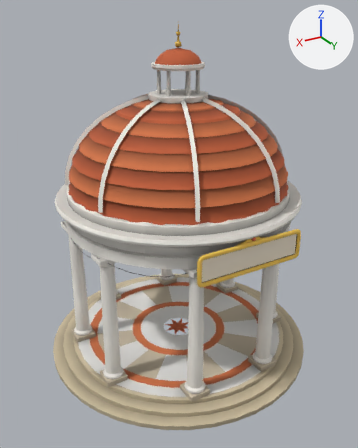
A saved change to the glTF model client/assets/plaza3/pav_rotunda.glb.
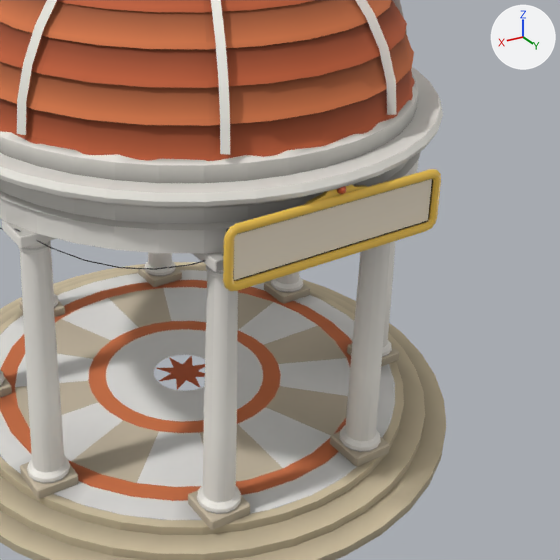
Each version is shown whole from a camera (50 mm lens) standing at (6.53, 10.92, 9.21) and looking at (0.12, 0.24, 3.87), then close up on the part from 25% to 100% of the width and 33% to 93% of the height. The lights are fixed; the arrows at upper right show +X, +Y and +Z. The older version's two pictures come first. Vertices at exactly the same position are counted once.

The scene before the commit, as lines of its bpy script (objects in view):
```python
me_static_rotunda = bpy.data.meshes.new('static_rotunda')
me_static_rotunda.from_pydata(...)  # 4460 vertices, 7598 faces; spans x -3.75..3.75, y -3.75..3.75, z 0.0..9.0
# faces by material slot: [6740, 846, 12]
me_static_rotunda.materials.append(mat_p3_matte)
me_static_rotunda.materials.append(mat_p3_gloss)
me_static_rotunda.materials.append(mat_p3_glow)
ob_static_rotunda = bpy.data.objects.new('static_rotunda', me_static_rotunda)
ob_static_rotunda.location = (0.0, 0.0, 0.0)
```
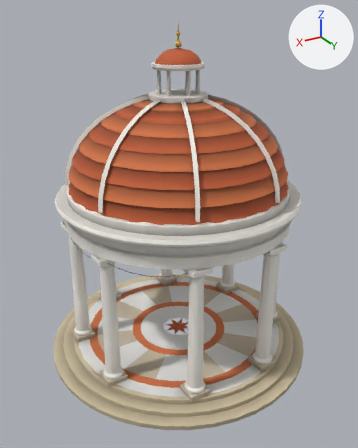
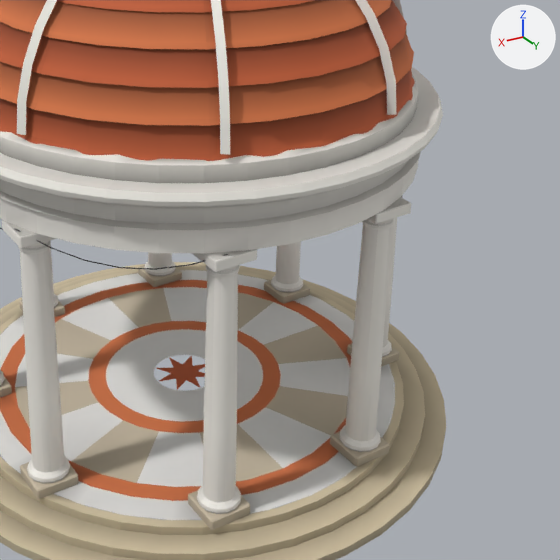
Scene script edits in JSON lines:
```json
{"block": "me_static_rotunda", "where": "# used by ob_static_rotunda; location = (0.0, 0.0, 0.0)"}
{"op": "remove", "block": "me_static_rotunda", "code": "me_static_rotunda.from_pydata(...)  # 4460 vertices, 7598 faces; spans x -3.75..3.75, y -3.75..3.75, z 0.0..9.0"}
{"op": "add", "block": "me_static_rotunda", "code": "me_static_rotunda.from_pydata(...)  # 4250 vertices, 7228 faces; spans x -3.75..3.75, y -3.75..3.75, z 0.0..9.0"}
{"block": "me_static_rotunda", "change": "me_static_rotunda part 1: 11 loose pieces with 210 vertices, spanning x -1.46..1.46, y 2.75..3.28, z 3.74..4.7, are deleted"}
{"block": "me_static_rotunda", "change": "me_static_rotunda part 2: 294 kept faces spanning x -2.11..2.17, y 2.11..3.27, z 1.62..4.68 get new vertex colours"}
```

Location of each change, (x1, y1, x2, y2) in pixels of the close-ups (560 x 560 px):
```json
{"part": 1, "of": "me_static_rotunda", "change": "deleted", "before": [223, 169, 441, 291]}
{"part": 2, "of": "me_static_rotunda", "change": "recoloured", "before": [180, 147, 423, 336], "after": [180, 147, 423, 336]}
```
